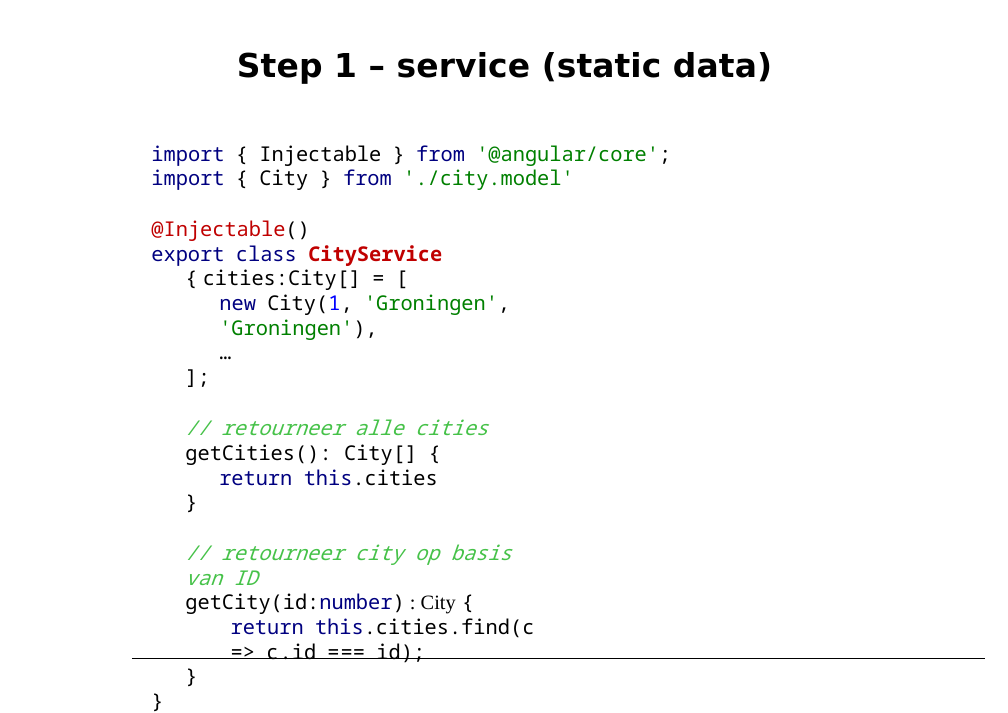
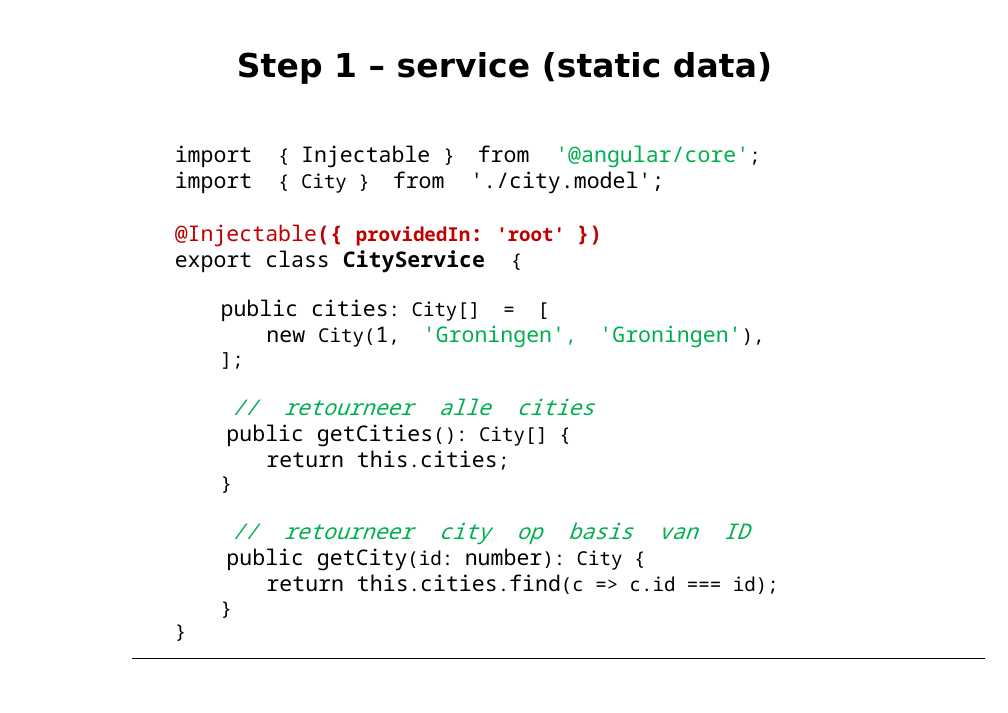
Before and after one commit to petereijgermans11/workshop-angular13, a slide deck: slide 10 of PPT/03- Angular Service.pptx. Drawn at 1008x713 pixels with LibreOffice and Linux fonts; fonts in the diff are those of the drawing. Boxes give left, top, right and bottom in pixels: in the first picture for what was removed or moved away, otherwise in the second. Text is boxed around its words. In the diff, an @@ line names an element or a change of style, - is before the commit and + after.

Commit message:
changed PPT services

```diff
--- a/PPT/03- Angular Service.pptx
+++ b/PPT/03- Angular Service.pptx
@@ text at [175,145,779,594]: text changed; size 17 to 18 pt @@
-import { Injectable } from '@angular/core'; import { City } from './city.model'
-@Injectable()
-export class CityService { cities:City[] = [
-new City(1, 'Groningen', 'Groningen'),
-…
-];
-// retourneer alle cities
-getCities(): City[] {
-return this.cities
-}
-// retourneer city op basis van ID
-getCity(id:number) : City {
-return this.cities.find(c => c.id === id);
-}
-}
+import { Injectable } from '@angular/core';
+import { City } from './city.model';
+@Injectable({ providedIn: 'root' })
+export class CityService {
+public cities: City[] = [
+new City(1, 'Groningen', 'Groningen'),
+];
+// retourneer alle cities
+public getCities(): City[] {
+return this.cities;
+}
+// retourneer city op basis van ID
+public getCity(id: number): City {
+return this.cities.find(c => c.id === id);
+}
+}
```
Also in this commit, not shown: 11 other slides changed, 1 other file.
